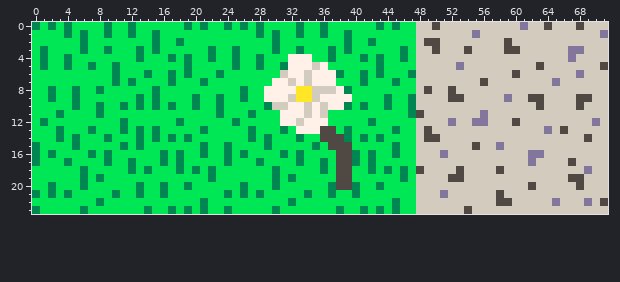
One commit to this pixel-art file: assets/gfx/tilesets/tiles.ase. That is the earlier state.
72x24 pixels, 1 frame.
The result:
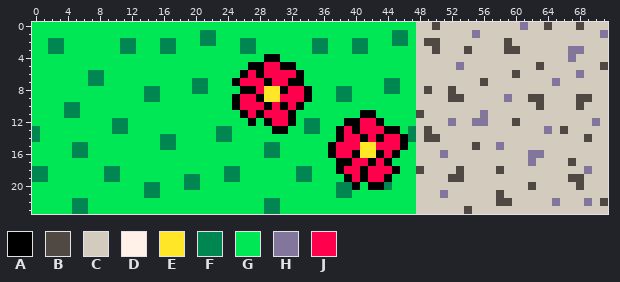
Palette (. is transparent): A #000000  B #4f4843  C #d3cbbe  D #fff1e8  E #ffe727  F #008751  G #00e756  H #83769c  J #ff004d
Changes in this commit:
y 0: x 0 F -> G; x 2 F -> G; x 4 F -> G; x 9 F -> G; x 12 F -> G; x 19 F -> G; x 21 F -> G; x 24 F -> G; x 26 F -> G; x 28 F -> G; x 33 F -> G; x 36 F -> G; x 43 F -> G; x 45 F -> G
y 1: x 4 F -> G; x 6 F -> G; x 9 F -> G; x 12 F -> G; x 15 F -> G; x 21..22 GG -> FF; x 28 F -> G; x 30 F -> G; x 33 F -> G; x 36 F -> G; x 39 F -> G; x 45..46 GG -> FF
y 2: x 2..3 GG -> FF; x 6 F -> G; x 11..12 GG -> FF; x 15..18 FGGF -> GFFG; x 21..22 GG -> FF; x 26..27 GG -> FF; x 30 F -> G; x 35..36 GG -> FF; x 39..42 FGGF -> GFFG; x 45..46 GG -> FF
y 3: x 1..3 FGG -> GFF; x 6 F -> G; x 9 F -> G; x 11..13 GGF -> FFG; x 15..17 FGG -> GFF; x 22 F -> G; x 25..27 FGG -> GFF; x 30 F -> G; x 33 F -> G; x 35..37 GGF -> FFG; x 39..41 FGG -> GFF; x 46 F -> G
y 4: x 1 F -> G; x 4 F -> G; x 13 F -> G; x 17 F -> G; x 19 F -> G; x 22 F -> G; x 25 F -> G; x 28..30 FGG -> GAA; x 32..34 DDD -> GGG; x 37 F -> G; x 41 F -> G; x 43 F -> G; x 46 F -> G
y 5: x 1 F -> G; x 4 F -> G; x 7 F -> G; x 10 F -> G; x 19 F -> G; x 25 F -> G; x 27..36 GFGGFDDDCD -> AAJJAAGGGG; x 43 F -> G
y 6: x 7..8 GG -> FF; x 10 F -> G; x 14 F -> G; x 17 F -> G; x 19 F -> G; x 23 F -> G; x 26..38 GGGGGCDDCDDDF -> AJAJJJJAGGGGG; x 41 F -> G; x 43 F -> G; x 47 F -> G
y 7: x 7..8 GG -> FF; x 10 F -> G; x 12 F -> G; x 17 F -> G; x 20 G -> F; x 25..37 GGGGGDDCDCDDD -> AJJJAJJAAGGGG; x 41 F -> G; x 44 G -> F
y 8: x 2 F -> G; x 5 F -> G; x 8 F -> G; x 14 G -> F; x 20..21 GG -> FF; x 26..38 FGGDDDDEECCCD -> AAJEEAJJAGGGF; x 44..45 GG -> FF
y 9: x 2 F -> G; x 5 F -> G; x 13..14 FG -> GF; x 20 F -> G; x 23 F -> G; x 25..39 GFGGDDDCEECDDDD -> AJJAEEJJJAGGGFF; x 44 F -> G; x 47 F -> G
y 10: x 4 G -> F; x 8 F -> G; x 11 F -> G; x 13 F -> G; x 15 F -> G; x 17 F -> G; x 20 F -> G; x 23 F -> G; x 25..39 GGGGFCCDDCDCDDF -> AJJJAJAJAGGGGGG; x 41 F -> G; x 44 F -> G; x 47 F -> G
y 11: x 3..5 FGG -> GFF; x 8 F -> G; x 23 F -> G; x 26..36 GFGGGDDDCDC -> AJAJJJAGGGG; x 41..42 GG -> AA; x 47 F -> G
y 12: x 1 F -> G; x 10 G -> F; x 18 F -> G; x 25 F -> G; x 27 G -> A; x 29..36 GGDDCDDD -> AJJAGFFG; x 39..43 GGGFG -> AAJJA
y 13: x 0 G -> F; x 3 F -> G; x 7 F -> G; x 10 G -> F; x 13 F -> G; x 15 F -> G; x 21 F -> G; x 23..24 GG -> FF; x 27 F -> G; x 30..31 GF -> AA; x 33..45 DDDBBGFGGGGGF -> GFFGGAJAJJJAA; x 47 G -> F
y 14: x 0 G -> F; x 3 F -> G; x 5 F -> G; x 9 F -> G; x 13 F -> G; x 15..16 FG -> GF; x 19 F -> G; x 23..24 GG -> FF; x 27 F -> G; x 29 F -> G; x 33 F -> G; x 36..47 BBBFGFGFGGGG -> GGAJJAJAJJAF
y 15: x 0 F -> G; x 6 G -> F; x 11 F -> G; x 13 F -> G; x 16..17 GG -> FF; x 21 F -> G; x 24 F -> G; x 30 G -> F; x 35 F -> G; x 37..46 BBBGGGGGFG -> AJJJEEJJJA
y 16: x 0 F -> G; x 2 F -> G; x 5..7 GGF -> FFG; x 9 F -> G; x 16 F -> G; x 18 F -> G; x 21 F -> G; x 24 F -> G; x 26 F -> G; x 29..31 GGF -> FFG; x 33 F -> G; x 37..45 GBBFGFGGF -> AJJAEEAJA
y 17: x 0 F -> G; x 4 F -> G; x 9 F -> G; x 12 F -> G; x 16 F -> G; x 18 F -> G; x 24 F -> G; x 28 F -> G; x 33 F -> G; x 36 F -> G; x 38..44 BBFGFGG -> AAJJAJA
y 18: x 0..1 GG -> FF; x 6 F -> G; x 9..10 GG -> FF; x 12 F -> G; x 14 F -> G; x 18 F -> G; x 20 F -> G; x 22 F -> G; x 24..25 GG -> FF; x 30 F -> G; x 33..34 GG -> FF; x 36 F -> G; x 38..46 BBGGFGFGF -> AJJAJJJAG
y 19: x 0..1 GG -> FF; x 6 F -> G; x 8..10 FGG -> GFF; x 19..20 GG -> FF; x 22 F -> G; x 24..25 GG -> FF; x 30 F -> G; x 32..34 FGG -> GFF; x 38..44 BBGGGGG -> GAJAJJA; x 46 F -> G
y 20: x 2 F -> G; x 6 F -> G; x 13..16 FGGF -> GFFG; x 20 G -> F; x 26 F -> G; x 30 F -> G; x 37..40 FBBF -> GFFA; x 42..44 GFG -> AAF
y 21: x 0 F -> G; x 2 F -> G; x 4 F -> G; x 10 F -> G; x 13..16 FGGF -> GFFG; x 24 F -> G; x 26 F -> G; x 28 F -> G; x 34 F -> G; x 37..40 FGGF -> GFFG
y 22: x 5..6 GG -> FF; x 8 F -> G; x 21 F -> G; x 29..30 GG -> FF; x 32 F -> G; x 45 F -> G
y 23: x 0 F -> G; x 5 G -> F; x 14 F -> G; x 17 F -> G; x 19 F -> G; x 21 F -> G; x 24 F -> G; x 29 G -> F; x 38 F -> G; x 41 F -> G; x 43 F -> G; x 45 F -> G
